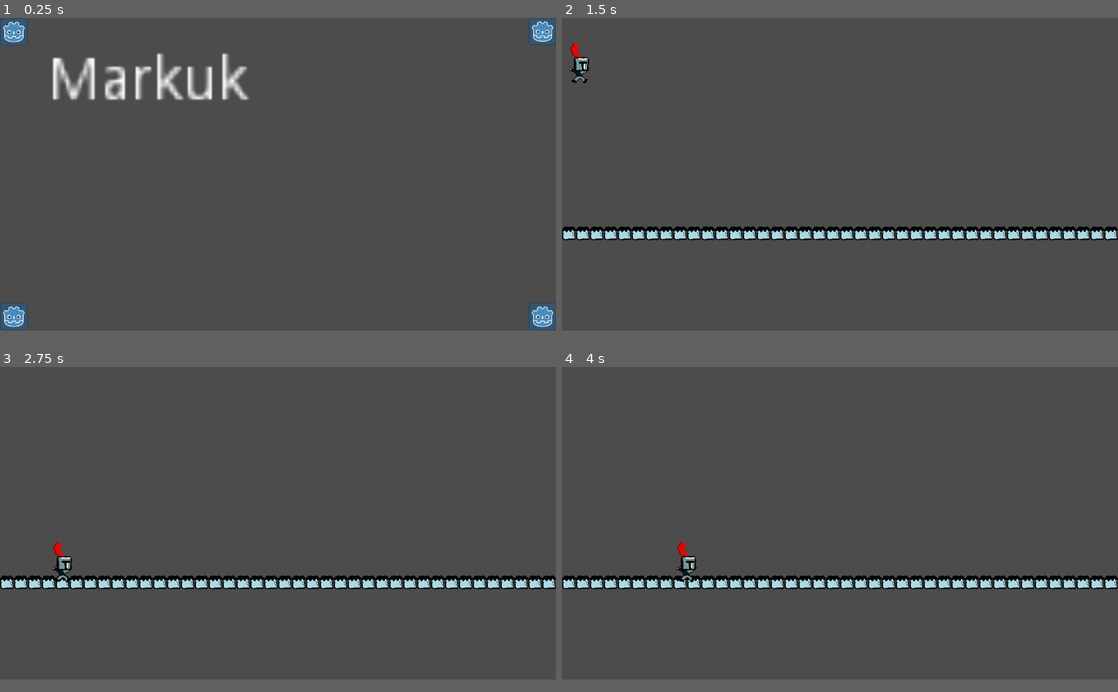
Above: before the commit, frames 1-4 (two rows, left to right).
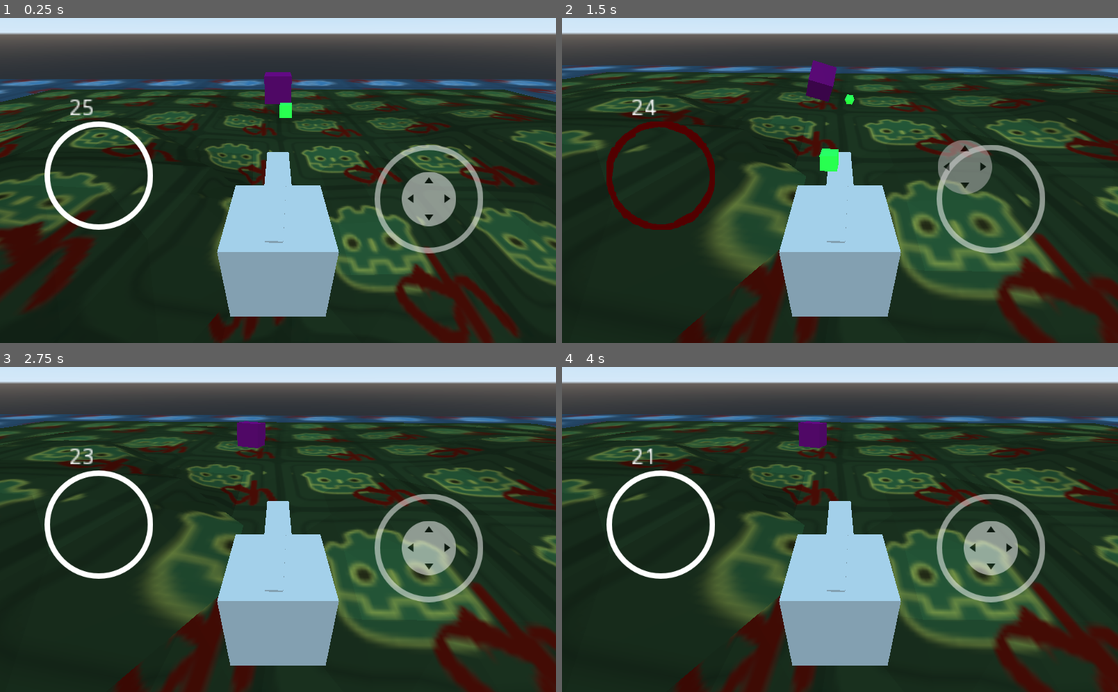
Above: after the commit, the same moments.

Repository: JoseGarciaMoreno/Mjam23
Game: Godot game, scene res://escenarios/mundo.tscn
Same seed, same stepped clock (60 frames per second), same inputs: the game is played once before the commit and once after it. Before the commit the project starts from res://asset/menumapa/0entrada.tscn.
Inputs (mouse positions are in pixels of both pictures, inside the frame that each line leads up to):
- Up to frame 1 (0.25 s): no input
- Up to frame 2 (1.5 s): click (689, 177) at 0.52 s; tap Enter at 1.25 s; move the mouse to (962, 157) at 1.27 s; hold D (move_right) from 1.28 s (still down); tap G at 1.35 s; click (962, 157) at 1.42 s
- Up to frame 3 (2.75 s): tap Space (jump) at 1.52 s; release D (move_right) at 2 s; drag from (166, 539) to (250, 584) at 2.02 s
- Up to frame 4 (4 s): tap Space (jump) at 2.75 s; move the mouse to (895, 454) at 2.77 s; hold D (move_right) 2.78-3.5 s; tap G at 2.85 s; drag from (812, 584) to (673, 477) at 3.52 s
The window is 800x450 before the commit and 800x468 after it. Grey fills any space a smaller window leaves; there, only what the larger window draws over its background counts as a difference.

The runs differ from the first frame. In frame 1, 89% of the frame differs, in the area x 0-100%, y 0-100%; in frame 2, 89%; in frame 3, 88%; in frame 4, 88%.

Commit message:
segur
changes

Diff:
--- a/marduk/asset/bala/fusil.gd
+++ b/marduk/asset/bala/fusil.gd
@@ -8,14 +8,27 @@
 
 # Called when the node enters the scene tree for the first time.
 func _ready():
-	$"Timer".start()
+#	$"Timer".start()
 	pass # Replace with function body.
 
 
 func _on_Timer_timeout():
-	$"Timer".start()
+##	$"Timer".start()
 	print("dispara")
-#	print(get_node("Position3D").global_transform)
+##	print(get_node("Position3D").global_transform)
+#	cannonMuzzle = get_node("Position3D")
+#	var bulletInstance = bulletPrefab.instance()
+#	get_node("Position3D").add_child(bulletInstance)
+#	var muzzleGlobalTransform = cannonMuzzle.global_transform
+#
+### Coloca la bala en la posición del cañón
+#	bulletInstance.transform.origin = muzzleGlobalTransform.origin
+##	# Establece la dirección de disparo de la bala al frente del cañón
+#	bulletInstance.transform.basis = muzzleGlobalTransform.basis
+#	pass # Replace with function body.
+
+func dispara(tiem):
+	print("dispara",tiem)
 	cannonMuzzle = get_node("Position3D")
 	var bulletInstance = bulletPrefab.instance()
 	get_node("Position3D").add_child(bulletInstance)
--- a/marduk/asset/menumapa/0entrada.gd
+++ b/marduk/asset/menumapa/0entrada.gd
@@ -7,7 +7,8 @@
 func load_main_menu():
 	print("hola")
 	# Cambiar a la escena del menú principal.
-	var _juego = get_tree().change_scene("res://escenarios2d/pantalla0/pantalla0.tscn")
+#	var _juego = get_tree().change_scene("res://escenarios2d/pantalla0/pantalla0.tscn")
+	var _juego = get_tree().change_scene("res://escenarios/mundo.tscn")
 # Called every frame. 'delta' is the elapsed time since the previous frame.
 #func _process(delta):
 #	pass
--- a/marduk/caracter/Caracter.gd
+++ b/marduk/caracter/Caracter.gd
@@ -5,6 +5,15 @@
 export var rot_speed = 0.9
 onready var escenaontrol = get_node("Control/Virtual joystick")
 var velocity = Vector3.ZERO
+
+func _ready():
+	var os = OS
+	print(os.get_name())
+	get_node("hud/TextureButton/AnimatedSprite").play("no_pulsa")
+#	if os.has_feature(_OS.HAS_KEYBOARD):
+#		print("Hay un tec")
+#	if os.has_feature(OS.HAS_TOUCHSCREEN):
+#		print("Hay una pantalla táctil")
 
 func _physics_process(delta):
 	var vy = velocity.y
@@ -28,3 +37,33 @@
 	if global_transform.origin.y <  -20:
 #		print(global_transform.origin.y)
 		print(get_tree().reload_current_scene())
+#	get_node("hud/TextureButton/AnimatedSprite").play("no_pulsa")
+	print(get_node("hud/TextureButton/AnimatedSprite").animation)
+#	if !get_node("hud/TextureButton/Timer").is_stopped():
+#		get_node("hud/TextureButton/AnimatedSprite").play("no_pulsa")
+
+
+func _on_TextureButton_pressed():
+
+#	print(get_node("hud/TextureButton/Timer").is_stopped())
+	if get_node("hud/TextureButton/Timer").is_stopped():
+		get_node("hud/TextureButton/Timer").start(0.5)
+		get_node("fusil").dispara(0.5)
+		get_node("hud/TextureButton/AnimatedSprite").play("pulsa")
+		print()
+
+
+	pass # Replace with function body.
+
+func _input(event):
+	if event is InputEventKey:
+	# Verificar si la tecla "D" ha sido presionada
+		if event.scancode == KEY_G and event.pressed and get_node("hud/TextureButton/Timer").is_stopped():
+			get_node("hud/TextureButton/Timer").start(0.5)
+			get_node("fusil").dispara(0.5)
+			print("G")
+
+
+func _on_Timer_timeout():
+	get_node("hud/TextureButton/AnimatedSprite").play("no_pulsa")
+	pass # Replace with function body.
--- a/marduk/caracter/Caracter.tscn
+++ b/marduk/caracter/Caracter.tscn
@@ -1,10 +1,26 @@
-[gd_scene load_steps=5 format=2]
+[gd_scene load_steps=9 format=2]
 
 [ext_resource path="res://joystick/virtual_joystick.tscn" type="PackedScene" id=1]
 [ext_resource path="res://caracter/Caracter.gd" type="Script" id=2]
 [ext_resource path="res://asset/bala/fusil.tscn" type="PackedScene" id=3]
+[ext_resource path="res://joystick/textures/joystick_base_outline2.png" type="Texture" id=4]
+[ext_resource path="res://caracter/hud.gd" type="Script" id=5]
+[ext_resource path="res://joystick/textures/joystick_base_outline.png" type="Texture" id=6]
 
 [sub_resource type="BoxShape" id=1]
+
+[sub_resource type="SpriteFrames" id=2]
+animations = [ {
+"frames": [ ExtResource( 6 ) ],
+"loop": true,
+"name": "no_pulsa",
+"speed": 5.0
+}, {
+"frames": [ ExtResource( 4 ) ],
+"loop": true,
+"name": "pulsa",
+"speed": 5.0
+} ]
 
 [node name="Caracter" type="KinematicBody"]
 script = ExtResource( 2 )
@@ -23,17 +39,40 @@
 [node name="Control" type="Control" parent="."]
 anchor_right = 0.993
 anchor_bottom = 1.0
-margin_right = 0.167969
+margin_left = 4.0
+margin_top = -3.0
+margin_right = 54.9601
+margin_bottom = 41.0
 
 [node name="Virtual joystick" parent="Control" instance=ExtResource( 1 )]
-margin_left = 470.0
-margin_top = -240.0
-margin_right = 726.0
-margin_bottom = -19.0
+margin_left = 678.0
+margin_top = -421.0
+margin_right = 894.0
+margin_bottom = -193.0
 clampzone_size = 76.0
 
 [node name="Camera" type="Camera" parent="."]
 transform = Transform( 1, 0, 0, 0, 0.845113, 0.534588, 0, -0.534588, 0.845113, 0, 4.03298, 3.5927 )
 
 [node name="fusil" parent="." instance=ExtResource( 3 )]
-transform = Transform( 0.0571459, 0, 0.998366, 0, 1, 0, -0.998366, 0, 0.0571459, 0.0636101, 0.926224, -4.4267 )
+transform = Transform( 0.0571459, 0, 0.998366, 0, 1, 0, -0.998366, 0, 0.0571459, 0.0636101, 0.926224, -1.49783 )
+
+[node name="hud" type="Node2D" parent="."]
+script = ExtResource( 5 )
+
+[node name="TextureButton" type="TextureButton" parent="hud"]
+margin_left = 61.0
+margin_top = 173.0
+margin_right = 300.0
+margin_bottom = 415.0
+
+[node name="Timer" type="Timer" parent="hud/TextureButton"]
+one_shot = true
+
+[node name="AnimatedSprite" type="AnimatedSprite" parent="hud/TextureButton"]
+position = Vector2( 121, 118 )
+frames = SubResource( 2 )
+animation = "pulsa"
+
+[connection signal="pressed" from="hud/TextureButton" to="." method="_on_TextureButton_pressed"]
+[connection signal="timeout" from="hud/TextureButton/Timer" to="." method="_on_Timer_timeout"]
--- /dev/null
+++ b/marduk/caracter/TextureButton.gd
@@ -0,0 +1,22 @@
+extends TextureButton
+
+
+# Declare member variables here. Examples:
+# var a = 2
+# var b = "text"
+
+
+# Called when the node enters the scene tree for the first time.
+func _ready():
+	pass # Replace with function body.
+
+
+# Called every frame. 'delta' is the elapsed time since the previous frame.
+#func _process(delta):
+#	pass
+
+
+func _on_TextureButton_pressed():
+	get_node("AnimatedSprite").play("pulsa")
+	print("pulsa")
+	pass # Replace with function body.
--- /dev/null
+++ b/marduk/caracter/hud.gd
@@ -0,0 +1,16 @@
+extends Node2D
+
+
+# Declare member variables here. Examples:
+# var a = 2
+# var b = "text"
+
+
+# Called when the node enters the scene tree for the first time.
+func _ready():
+	pass # Replace with function body.
+
+
+# Called every frame. 'delta' is the elapsed time since the previous frame.
+#func _process(delta):
+#	pass
--- a/marduk/caracter_2d/jugador.gd
+++ b/marduk/caracter_2d/jugador.gd
@@ -70,7 +70,8 @@
 
 #		get_node("AnimatedSprite").flip_h(true)
 	else:
-		get_node("AnimatedSprite").stop()
+		anima = "parado"
+		get_node("AnimatedSprite").play(anima)
 #		get_node("AnimatedSprite").play("camiDere")
 	#	$AnimatedSprite.camiDere.play()
 
--- a/marduk/caracter_2d/jugador.tscn
+++ b/marduk/caracter_2d/jugador.tscn
@@ -1,10 +1,12 @@
-[gd_scene load_steps=8 format=2]
+[gd_scene load_steps=10 format=2]
 
 [ext_resource path="res://caracter_2d/player-walk-1.png" type="Texture" id=1]
 [ext_resource path="res://caracter_2d/player-walk-2.png" type="Texture" id=2]
 [ext_resource path="res://caracter_2d/jugador.gd" type="Script" id=3]
 [ext_resource path="res://caracter_2d/player-jump-1.png" type="Texture" id=4]
 [ext_resource path="res://caracter_2d/player-jump-2.png" type="Texture" id=5]
+[ext_resource path="res://caracter_2d/player-walk-1-pa.png" type="Texture" id=6]
+[ext_resource path="res://joystick/virtual_joystick.tscn" type="PackedScene" id=7]
 
 [sub_resource type="SpriteFrames" id=1]
 animations = [ {
@@ -16,6 +18,11 @@
 "frames": [ ExtResource( 1 ), ExtResource( 2 ) ],
 "loop": true,
 "name": "camiDere",
+"speed": 6.0
+}, {
+"frames": [ ExtResource( 1 ), ExtResource( 6 ) ],
+"loop": true,
+"name": "parado",
 "speed": 3.0
 }, {
 "frames": [ ExtResource( 4 ) ],
@@ -29,6 +36,14 @@
 [node name="jugador" type="KinematicBody2D"]
 script = ExtResource( 3 )
 
+[node name="CanvasLayer" type="CanvasLayer" parent="."]
+
+[node name="Virtual joystick" parent="CanvasLayer" instance=ExtResource( 7 )]
+margin_left = 264.0
+margin_top = -740.0
+margin_right = 464.0
+margin_bottom = -540.0
+
 [node name="AnimatedSprite" type="AnimatedSprite" parent="."]
 frames = SubResource( 1 )
 animation = "salto"
@@ -37,3 +52,5 @@
 position = Vector2( 3, 6 )
 scale = Vector2( 2.5, 2.5 )
 shape = SubResource( 2 )
+
+[node name="Camera2D" type="Camera2D" parent="."]
--- a/marduk/project.godot
+++ b/marduk/project.godot
@@ -21,13 +21,14 @@
 [application]
 
 config/name="Marduk"
-run/main_scene="res://asset/menumapa/0entrada.tscn"
+run/main_scene="res://escenarios/mundo.tscn"
 config/icon="res://icon.png"
 
 [display]
 
-window/size/width=1280
-window/size/height=720
+window/size/fullscreen=true
+window/stretch/mode="viewport"
+window/stretch/aspect="keep_height"
 
 [gui]
 
Binary file added: marduk/caracter_2d/player-walk-1-pa.png
Not shown, added: marduk/caracter_2d/player-walk-1-pa.png.import
Not shown, changed: marduk/export_presets.cfg
Binary file added: marduk/joystick/textures/boton1.png
Not shown, added: marduk/joystick/textures/boton1.png.import
Binary file added: marduk/joystick/textures/boton2_128x128.png
Not shown, added: marduk/joystick/textures/boton2_128x128.png.import
Binary file added: marduk/joystick/textures/joystick_base_outline2.png
Not shown, added: marduk/joystick/textures/joystick_base_outline2.png.import
